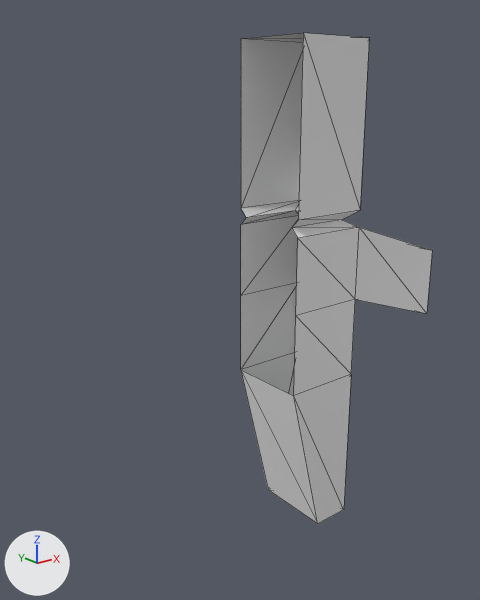
Renders of the glTF model Assets/BlenderOriginal/glb/zmb.glb from each side of a commit.
One viewpoint serves both versions: a 50 mm lens placed at (-1.248, -1.431, 1.359), pointed at (-0.06, 0.054, 0.765). Every picture has the same lights, and +X, +Y and +Z are marked at lower left. Mesh edges are drawn as thin lines. Vertices at the same position are counted once.

Objects in the first picture: 'ZMB.col'.
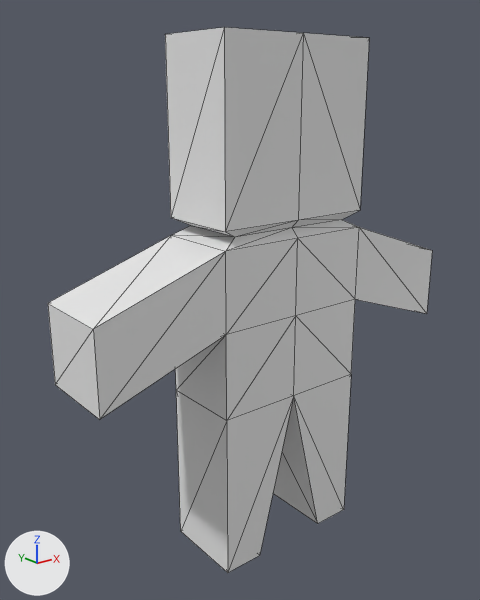
Commit message: fix modifiers imprt

What differs and where, as boxes (x1, y1, x2, y2) in the pictures (480 x 600 px):
'ZMB.col', reshaped (101% wider, 11% taller): before (241, 33, 432, 524); after (48, 27, 432, 573)
part 1 of me_cube_001, added: after (48, 27, 303, 573)

The edits, one by one:
me_cube_001 is used by ob_zmb_col; location (0.0, 0.0, 1.25).
me_cube_001 had 32 vertices, 50 faces and spanned x 0.0..0.62, y -0.12..0.12, z -1.25..0.25.
me_cube_001 now has 52 vertices, 100 faces and spans x -0.62..0.62, y -0.12..0.12, z -1.25..0.25.
Part 1, on me_cube_001:
10 vertices are added at x -0.62..-0.12, y -0.12..0.12, z -1.25..-0.25.
10 new vertices lie (-0.25, 0.0, 0.0) away from vertices in x 0.0, y -0.12..0.12, z -0.75..0.25.
50 new faces join them.
